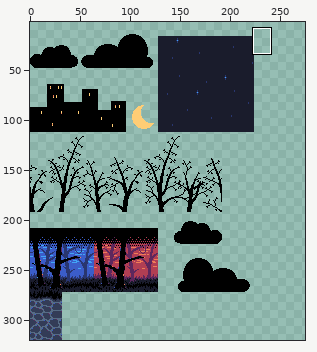
Two versions of one sprite sheet, assets/tileset.png. The picture above shows the old version from afar; the outline marks the close-up.
Close-up. Old version:
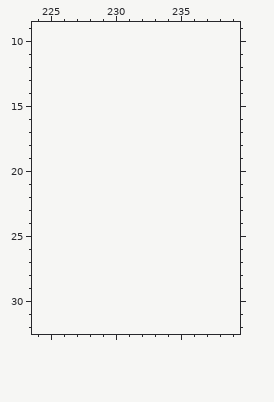
The file is 224x320 pixels. Shown: x 224..239, y 9..32. The old version is drawn lined up with the new one, on the new canvas. The wide view leaves out empty margins. The commit also changed other parts of the picture, which this record leaves out.
The same view after the edit:
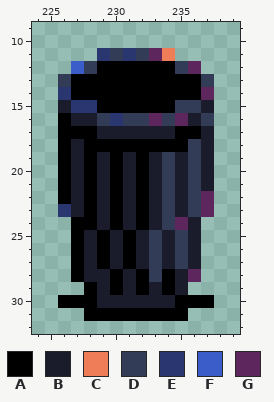
Palette (. is transparent): A #000000  B #1a1c2c  C #ef7d57  D #333c57  E #29366f  F #3b5dc9  G #5d275d
Changes in this commit:
canvas 224x320 -> 320x320
The edit adds colour A in row 12 at x 229 to 234; in rows 13 to 14 at x 227 to 236; in row 15 at x 229 to 234; in row 16 at x 226; in row 17 at x 226 to 228 and 235 to 236; in row 18 at x 226 and 228 to 235.
The edit adds colour A in rows 19 to 22 at x 226, 228, 230 and 232; in row 23 at x 228, 230 and 232; in row 24 at x 227 to 228, 230 and 232; in rows 25 to 27 at x 227, 229 and 231; in row 28 at x 227, 230, 232 and 234; in row 29 at x 228, 230, 232 and 234.
The edit adds colour A in row 30 at x 226 to 228 and 235 to 237; in row 31 at x 228 to 235.
The edit adds colour B in row 15 at x 226 and 237; in row 16 at x 227 to 228 and 236; in row 17 at x 229 to 234 and 237; in row 18 at x 227 and 237; in rows 19 to 21 at x 227, 229, 231, 233, 235 and 237; in rows 22 to 23 at x 227, 229, 231, 233 and 235.
The edit adds colour B in row 24 at x 229, 231, 233 and 236; in rows 25 to 27 at x 228, 230, 232, 234 and 236; in row 28 at x 228 to 229, 231 and 235; in row 29 at x 229, 231, 233 and 235; in row 30 at x 229 to 234.
The edit adds colour C in row 11 at x 234.
The edit adds colour D in row 11 at x 230 and 232; in row 12 at x 228 and 235; in row 13 at x 226 and 237; in row 15 at x 235 to 236; in row 16 at x 229, 231 to 232, 234 and 237; in row 18 at x 236.
The edit adds colour D in rows 19 to 23 at x 234 and 236; in row 24 at x 234; in rows 25 to 27 at x 233 and 235; in row 28 at x 233.
The edit adds colour E in row 11 at x 229 and 231; in row 14 at x 226; in row 15 at x 227 to 228; in row 16 at x 230; in row 23 at x 226.
The edit adds colour F in row 12 at x 227.
The edit adds colour G in row 11 at x 233; in row 12 at x 236; in row 14 at x 237; in row 16 at x 233 and 235; in rows 22 to 23 at x 237; in row 24 at x 235.
The edit adds colour G in row 28 at x 236.
Boxes around the changes in both close-ups, in picture pixels (x1, y1, x2, y2):
added: (58, 48, 214, 321)
